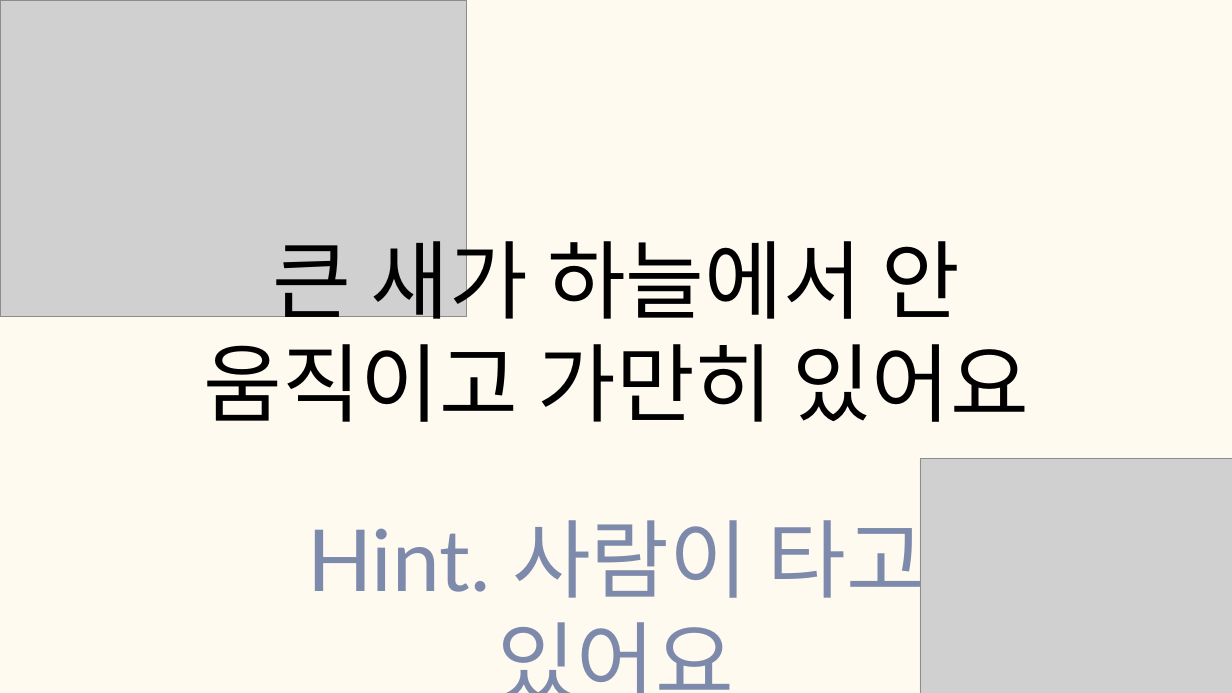
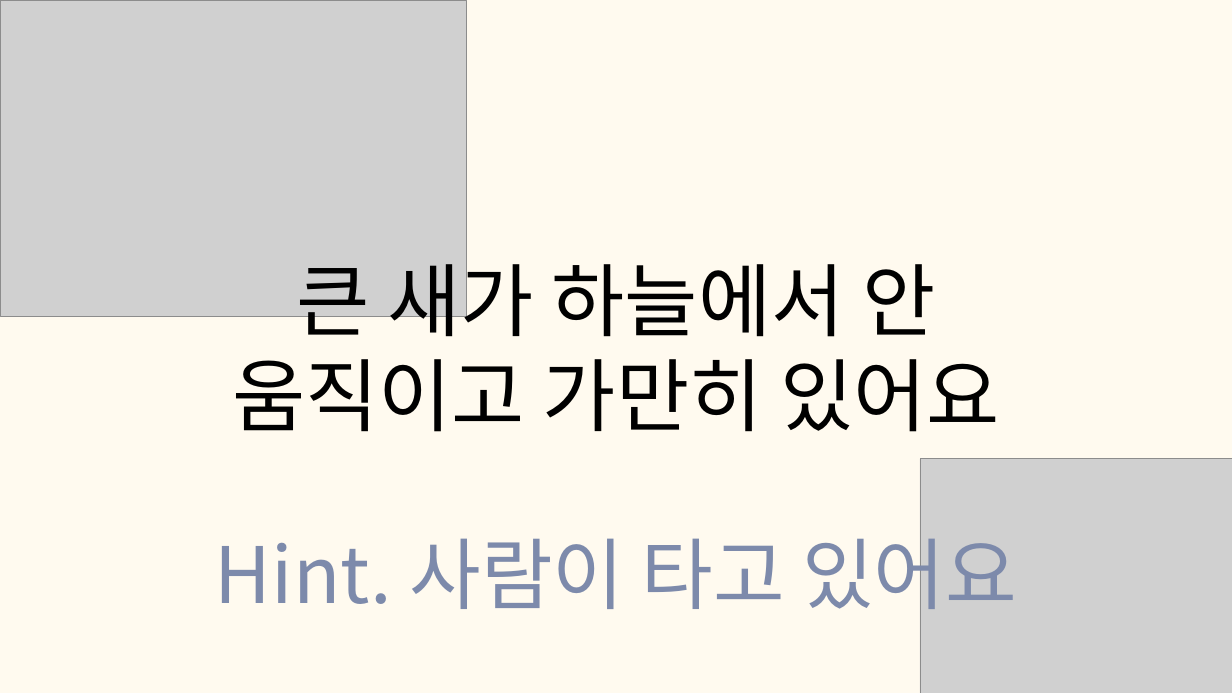
Before and after one commit to tkdgns25300/sunday_play, a slide deck: slide 30 of public/downloads/games/eye-level-quiz/rules.pptx (slide 29 before the commit). Drawn at 1232x693 pixels with LibreOffice and Linux fonts; fonts in the diff are those of the drawing; grey boxes stand for pictures. Boxes give left, top, right and bottom in pixels: in the first picture for what was removed or moved away, otherwise in the second. Text is boxed around its words. In the diff, an @@ line names an element or a change of style, - is before the commit and + after.

```diff
--- a/public/downloads/games/eye-level-quiz/rules.pptx
+++ b/public/downloads/games/eye-level-quiz/rules.pptx
@@ text "큰 새가 하늘에서 안 움직이고 ...": place and size @@
-text "큰 새가 하늘에서 안 움직이고 ..." at (203, 225, 1029, 422)
+text "큰 새가 하늘에서 안 움직이고 ..." at (232, 249, 1000, 432)
@@ text "큰 새가 하늘에서 안 움직이고 ..." at (232, 249, 1000, 432): size 100 to 93 pt, font Lato to Noto Sans CJK KR; line spacing 120pt to 111.6pt @@
@@ text "Hint. 사람이 타고 있어요": place and size @@
-text "Hint. 사람이 타고 있어요" at (307, 504, 925, 612)
+text "Hint. 사람이 타고 있어요" at (215, 524, 1017, 623)
@@ text "Hint. 사람이 타고 있어요" at (215, 524, 1017, 623): size 100 to 91 pt, font Lato to Noto Sans CJK KR; line spacing 120pt to 109.2pt @@
```
Also in this commit, not shown: 48 other slides changed, 1 slide added, 3 other files.
